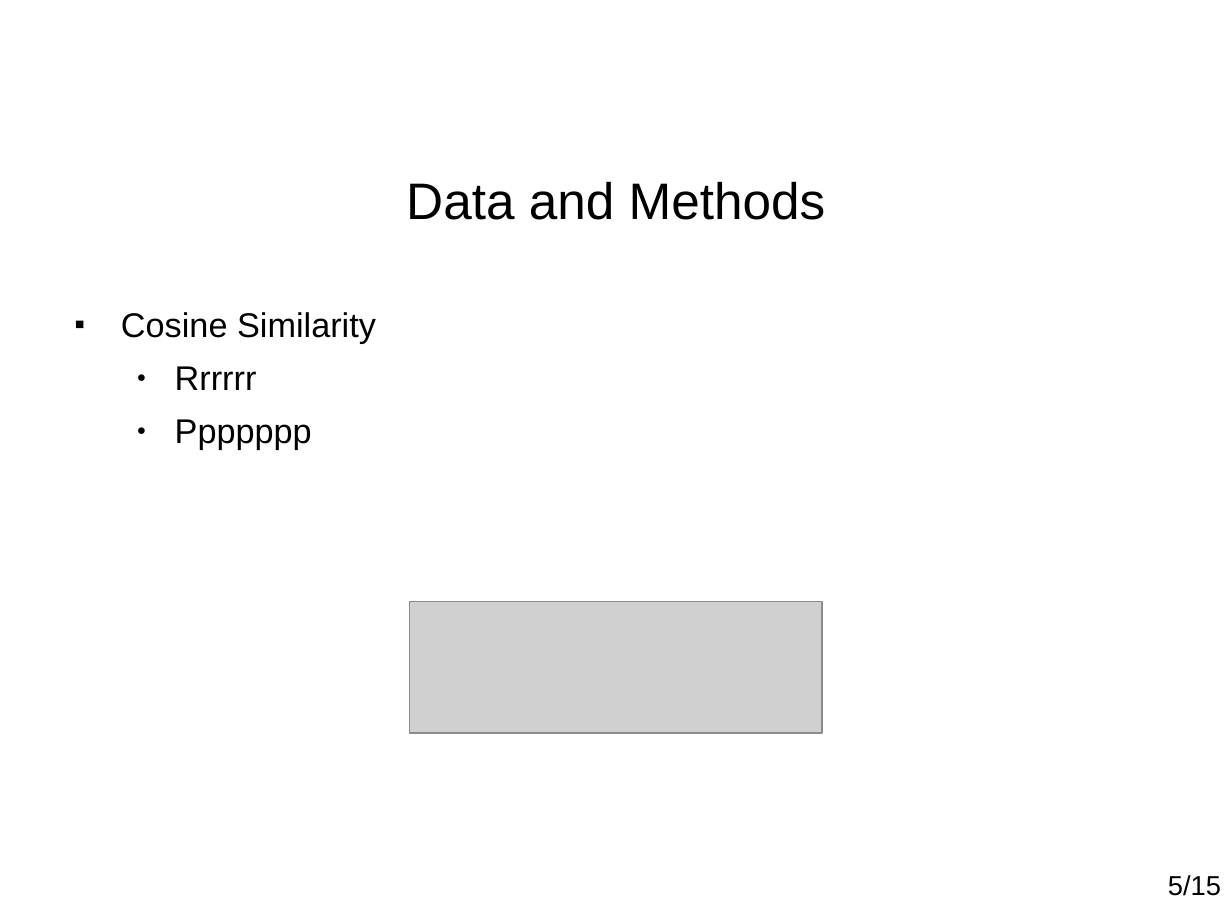
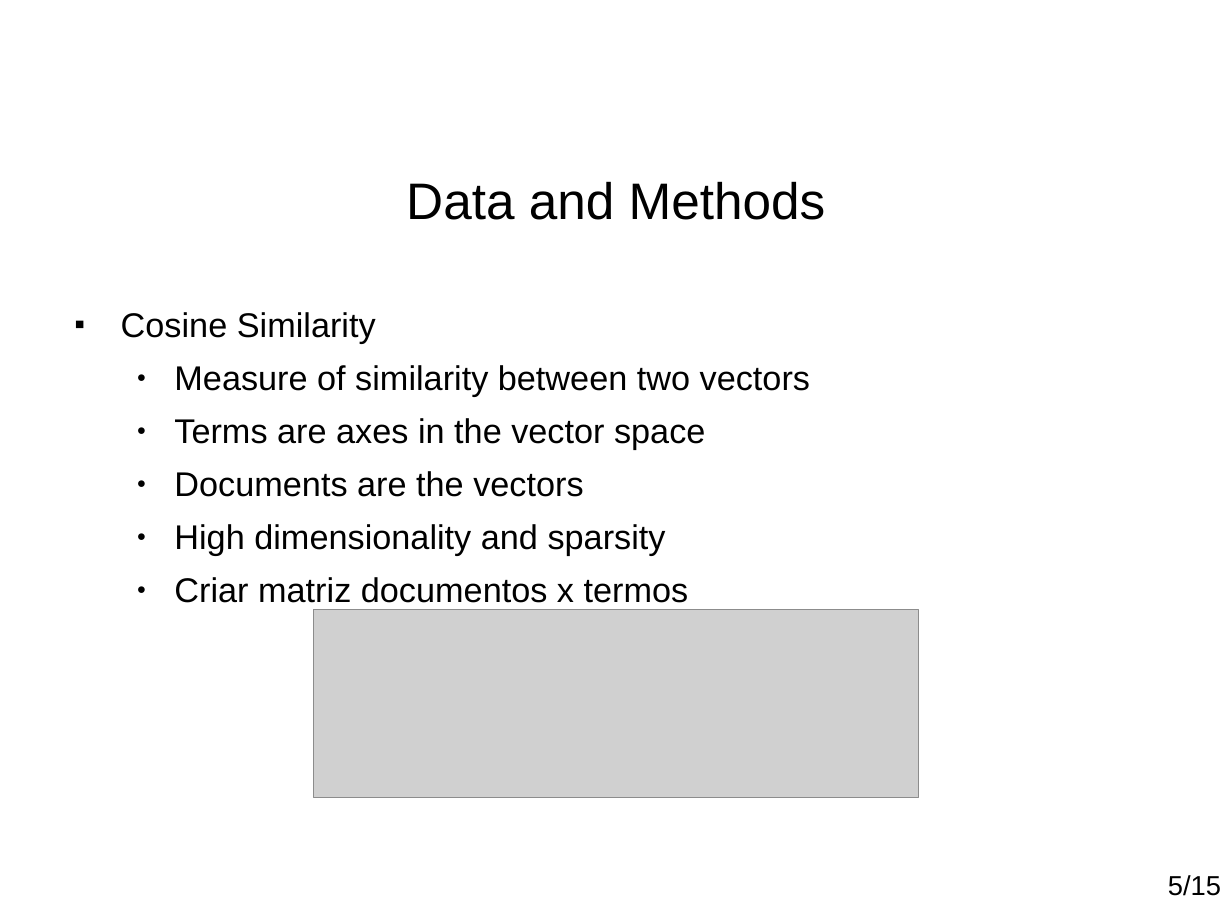
Before and after one commit to paulohq/apresentacao-L2AP, a slide deck: slide 11 of apresentacao-L2AP.ppt (slide 9 before the commit). Drawn at 1232x924 pixels with LibreOffice and Linux fonts; fonts in the diff are those of the drawing; grey boxes stand for pictures; background and template pictures are left out. Boxes give left, top, right and bottom in pixels: in the first picture for what was removed or moved away, otherwise in the second. Text is boxed around its words. In the diff, an @@ line names an element or a change of style, - is before the commit and + after.

```diff
--- a/apresentacao-L2AP.ppt
+++ b/apresentacao-L2AP.ppt
@@ text at bbox=[174, 365, 810, 603]: text changed @@
-  ● Rrrrrr
-  ● Ppppppp
+  ● Measure of similarity between two vectors
+  ● Terms are axes in the vector space
+  ● Documents are the vectors
+  ● High dimensionality and sparsity
+  ● Criar matriz documentos x termos
@@ picture: place and size @@
-picture at bbox=[410, 601, 823, 733]
+picture at bbox=[314, 610, 919, 798]
```
Also in this commit, not shown: 5 other slides changed, 2 slides added, 4 other files.
